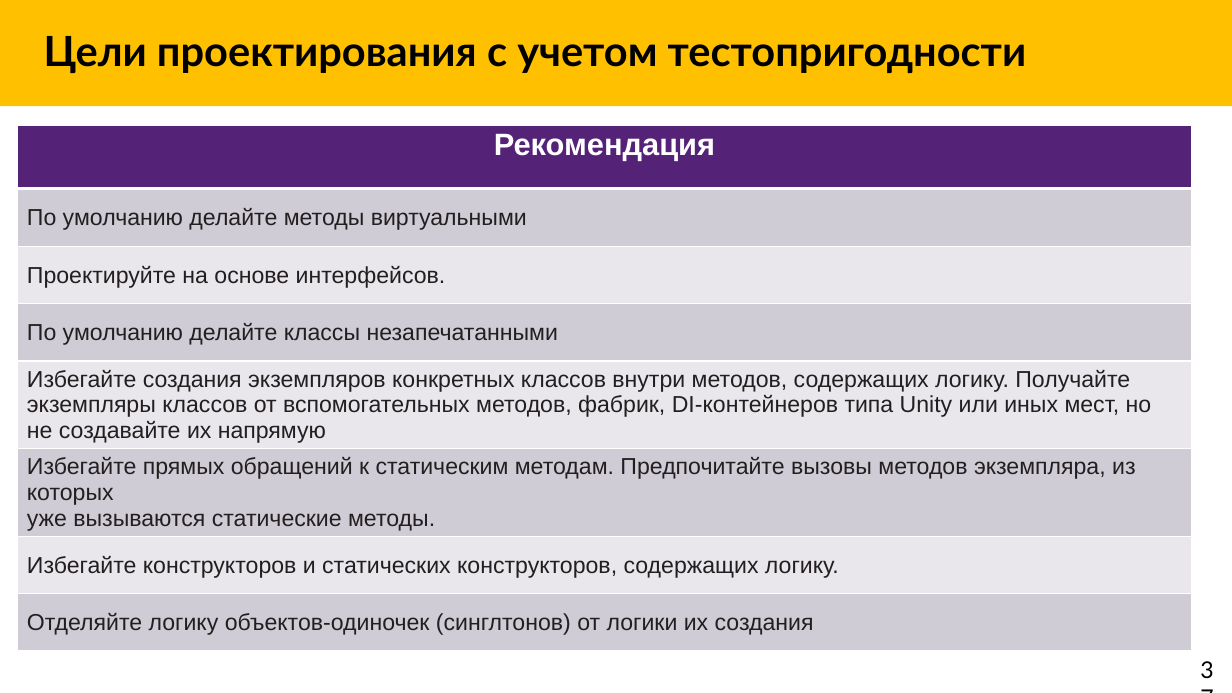
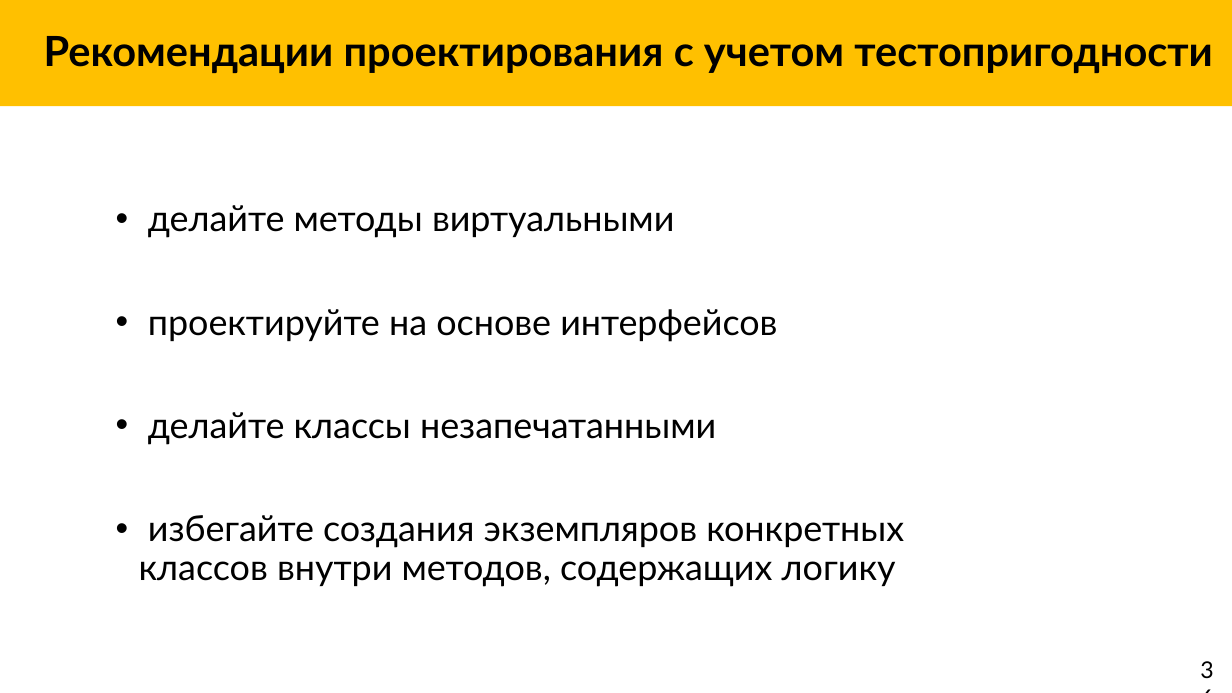
Before and after one commit to Markeli/BugsStrikesBack, a slide deck: slide 36 of docs/Markelow.UnitTests.pptx (slide 38 before the commit). Drawn at 1232x693 pixels with LibreOffice and Linux fonts; fonts in the diff are those of the drawing. Boxes give left, top, right and bottom in pixels: in the first picture for what was removed or moved away, otherwise in the second. Text is boxed around its words. In the diff, an @@ line names an element or a change of style, - is before the commit and + after.

```diff
--- a/docs/Markelow.UnitTests.pptx
+++ b/docs/Markelow.UnitTests.pptx
@@ title at [44,36,1213,73]: text changed @@
-Цели проектирования с учетом тестопригодности
+Рекомендации проектирования с учетом тестопригодности
@@ table removed at [18,126,1191,661], 8 rows, 1 columns @@
-Рекомендация
-По умолчанию делайте методы виртуальными
-Проектируйте на основе интерфейсов.
-По умолчанию делайте классы незапечатанными
-Избегайте создания экземпляров конкретных классов внутри методов, содержащих логику. Получайте экземпляры классов от вспомогательных методов, фабрик, DI-контейнеров типа Unity или иных мест, но не создавайте их напрямую
-Избегайте прямых обращений к статическим методам. Предпочитайте вызовы методов экземпляра, из которых уже вызываются статические методы.
-Избегайте конструкторов и статических конструкторов, содержащих логику.
-Отделяйте логику объектов-одиночек (синглтонов) от логики их создания
@@ text added at [139,205,904,587], 28 pt, text #000000 @@
+• делайте методы виртуальными
+• проектируйте на основе интерфейсов
+• делайте классы незапечатанными
+• избегайте создания экземпляров конкретных классов внутри методов, содержащих логику
@@ text at [1191,651,1232,688]: text changed @@
-37
+36
```
Also in this commit, not shown: 26 other slides changed, 7 slides added, 3 slides removed, 10 other files.
